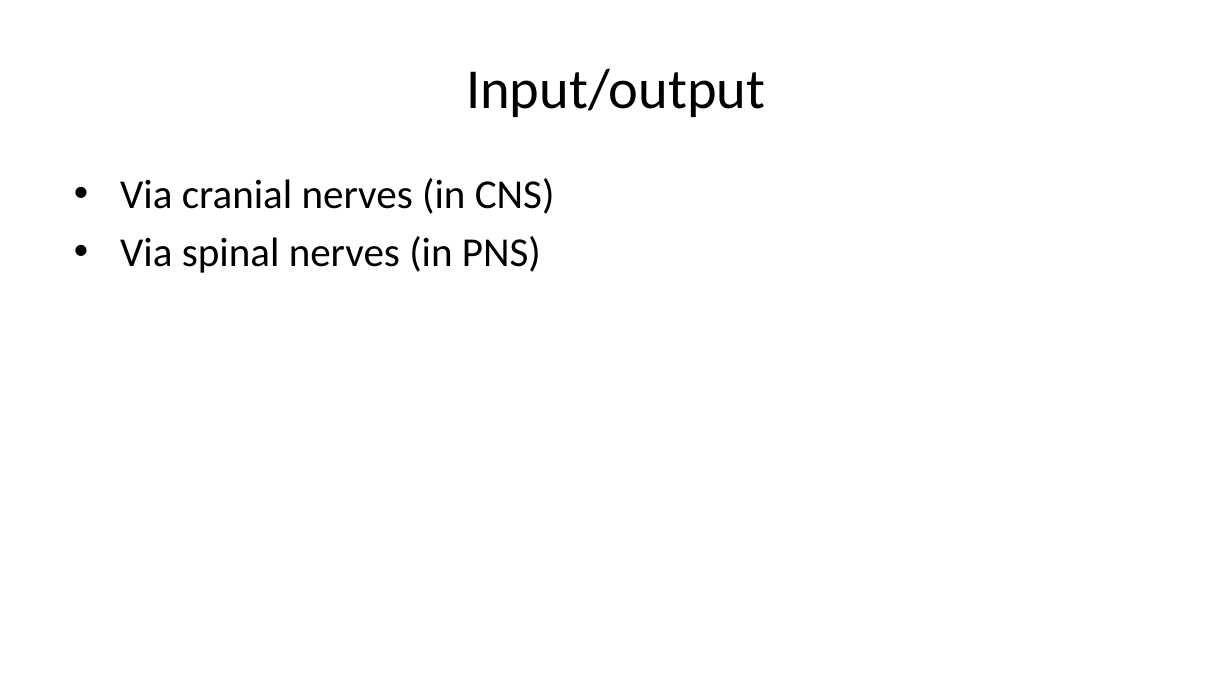
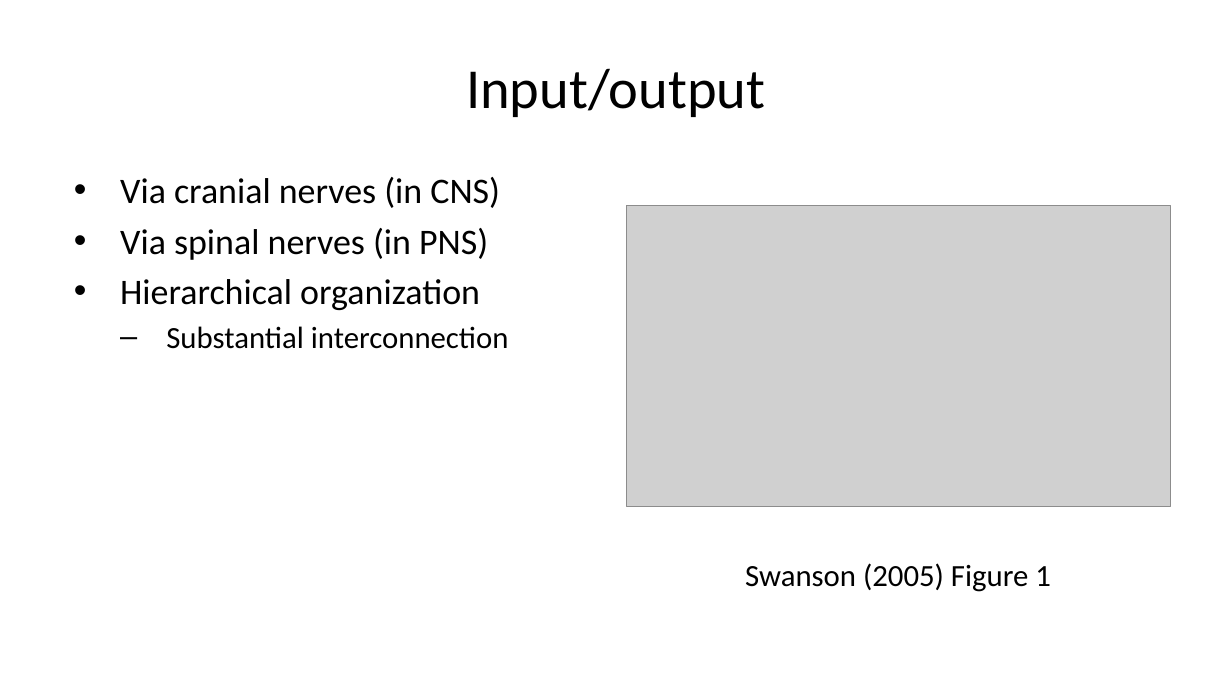
Before and after one commit to psu-psychology/psy-511-scan-fdns-2026-spring, a slide deck: slide 54 of docs/slides/wk-02-2026-01-22-anatomy.pptx (slide 23 before the commit). Drawn at 1232x693 pixels with LibreOffice and Linux fonts; fonts in the diff are those of the drawing; grey boxes stand for pictures. Boxes give left, top, right and bottom in pixels: in the first picture for what was removed or moved away, otherwise in the second. Text is boxed around its words. In the diff, an @@ line names an element or a change of style, - is before the commit and + after.

```diff
--- a/docs/slides/wk-02-2026-01-22-anatomy.pptx
+++ b/docs/slides/wk-02-2026-01-22-anatomy.pptx
@@ text at bbox=[120, 177, 500, 260]: size 24 to 21 pt in "Via cranial nerves (in CNS)", "Via spinal nerves (in PNS)" @@
@@ picture added at bbox=[626, 206, 1170, 506] @@
@@ text at bbox=[120, 279, 509, 349]: paragraphs added @@
+• Hierarchical organization
+  – Substantial interconnection
@@ text added at bbox=[745, 563, 1051, 592], 18 pt, text #000000 @@
+Swanson (2005) Figure 1
```
Also in this commit, not shown: 12 other slides changed, 40 slides added, 9 slides removed, 58 other files.
